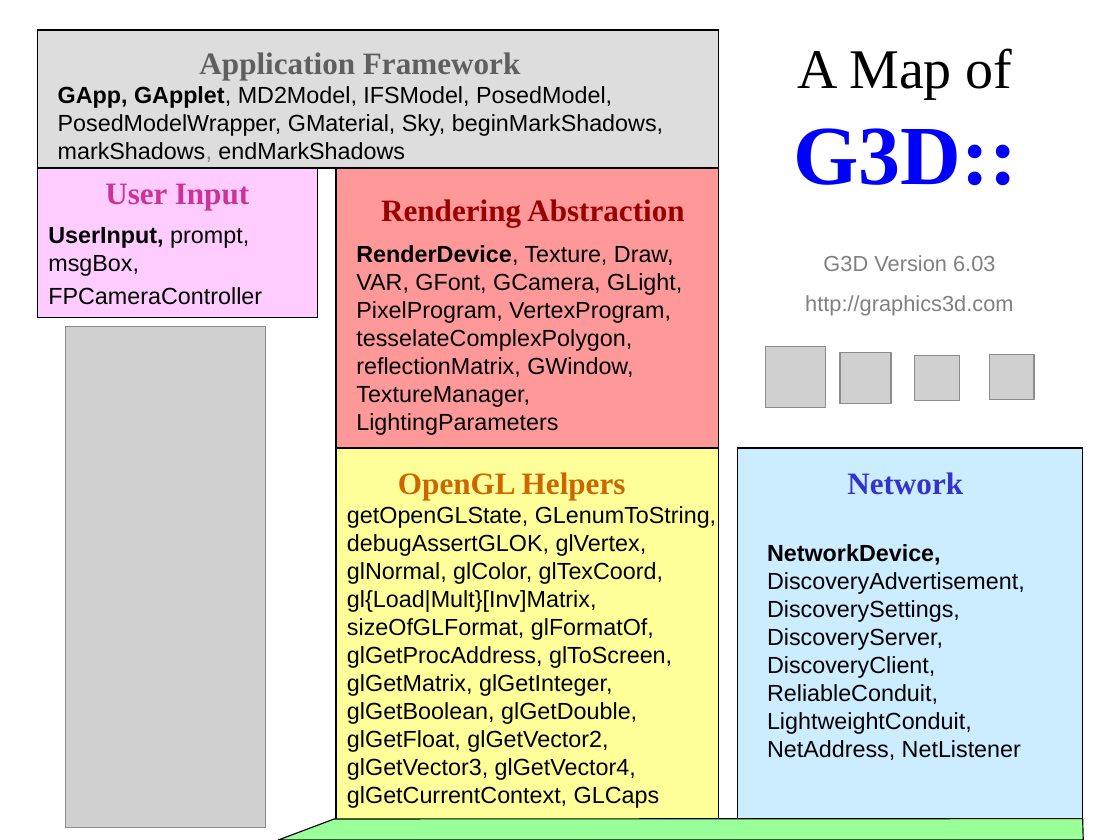
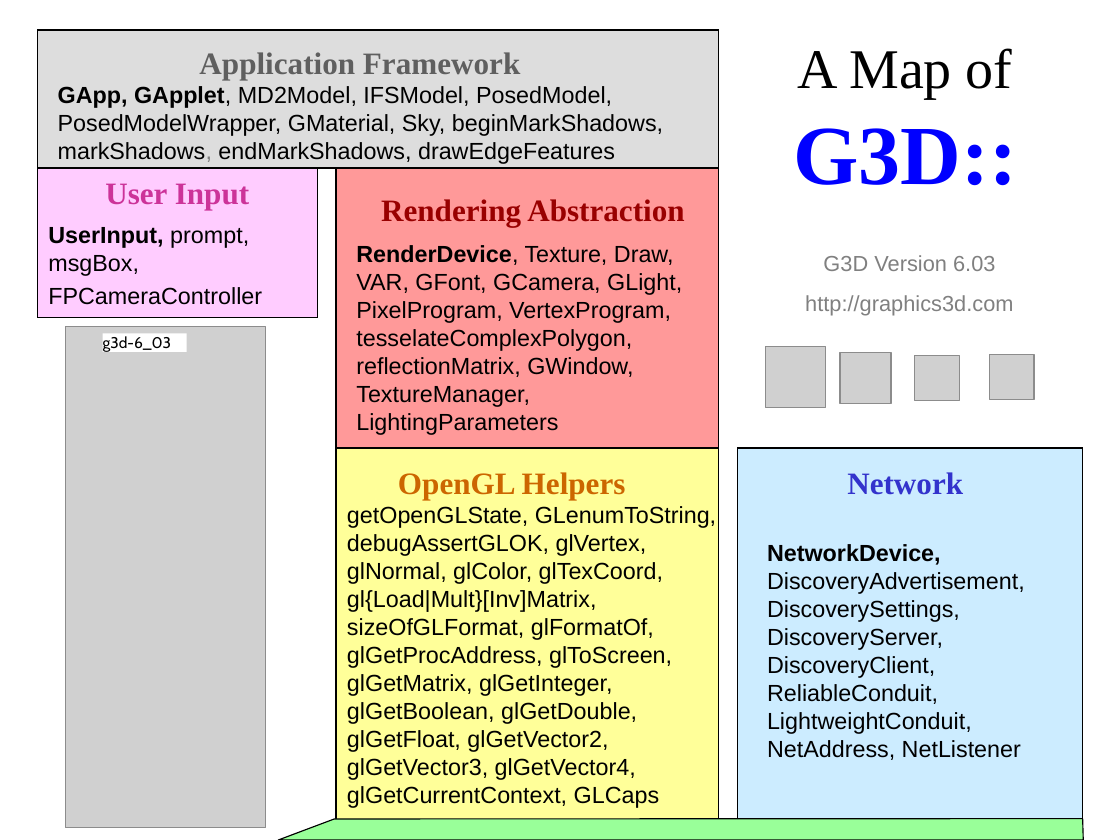
Before and after one commit to luaman/g3d-cpp, a slide deck: slide 1 of source/html/G3D-Map.ppt. Drawn at 1120x840 pixels with LibreOffice and Linux fonts; fonts in the diff are those of the drawing; grey boxes stand for pictures. Boxes give left, top, right and bottom in pixels: in the first picture for what was removed or moved away, otherwise in the second. Text is boxed around its words. In the diff, an @@ line names an element or a change of style, - is before the commit and + after.

```diff
--- a/source/html/G3D-Map.ppt
+++ b/source/html/G3D-Map.ppt
@@ text at box(58, 86, 663, 164): text changed @@
-GApp, GApplet, MD2Model, IFSModel, PosedModel, PosedModelWrapper, GMaterial, Sky, beginMarkShadows, markShadows, endMarkShadows
+GApp, GApplet, MD2Model, IFSModel, PosedModel, PosedModelWrapper, GMaterial, Sky, beginMarkShadows, markShadows, endMarkShadows, drawEdgeFeatures
@@ rectangle added at box(103, 334, 187, 353), fill #FFFFFF, 10 pt, text #000000 @@
+g3d-6_03
```
